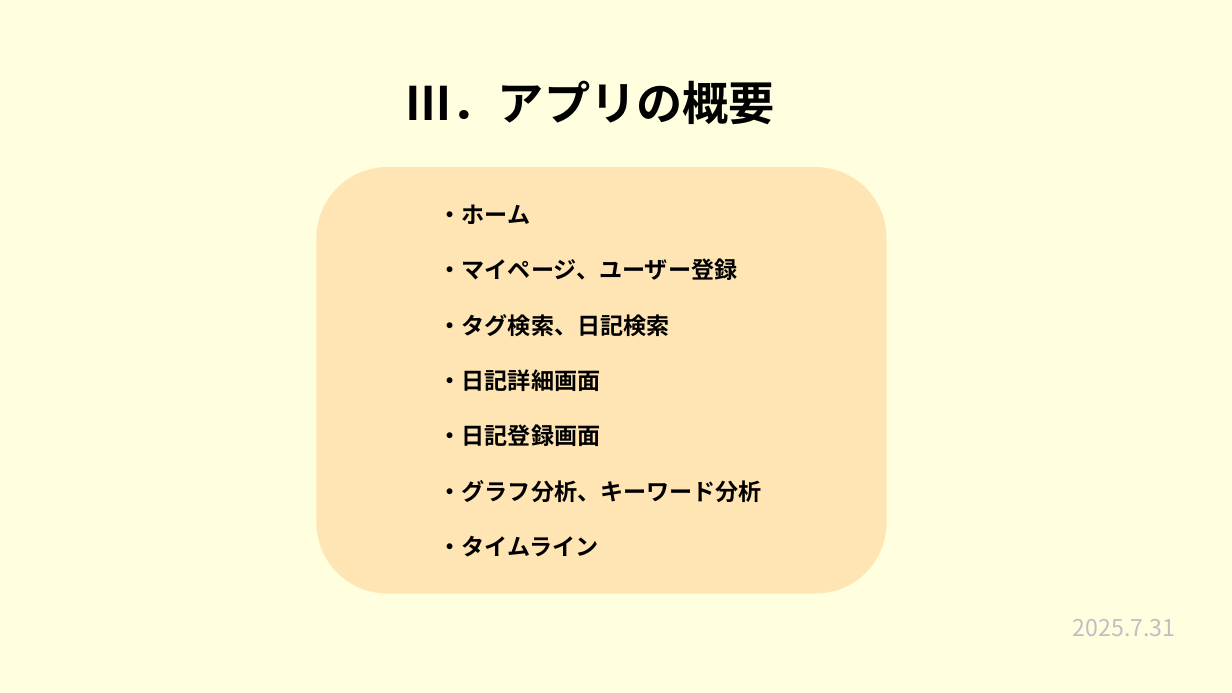
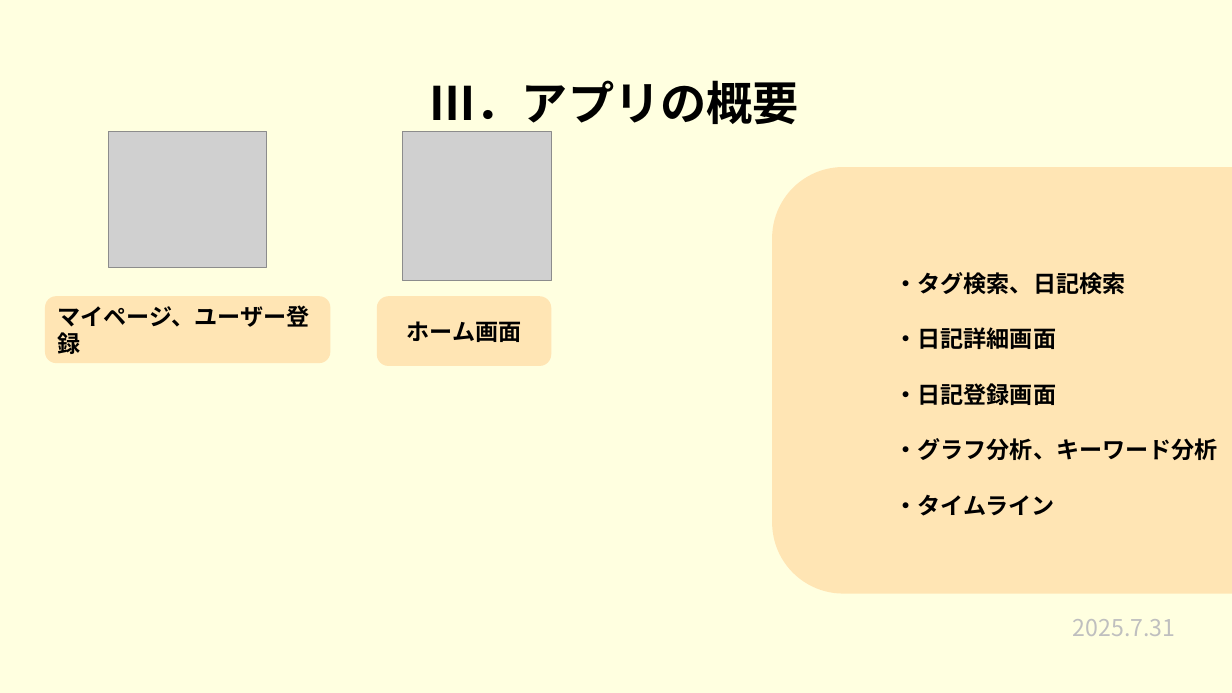
Before and after one commit to plusdojo2025/a2-7, a slide deck: slide 5 of 発表準備/7月成果発表会.pptx. Drawn at 1232x693 pixels with LibreOffice and Linux fonts; fonts in the diff are those of the drawing; grey boxes stand for pictures. Boxes give left, top, right and bottom in pixels: in the first picture for what was removed or moved away, otherwise in the second. Text is boxed around its words. In the diff, an @@ line names an element or a change of style, - is before the commit and + after.

```diff
--- a/発表準備/7月成果発表会.pptx
+++ b/発表準備/7月成果発表会.pptx
@@ title "Ⅲ．アプリの概要" rewrapped from <box>406,80,776,124</box> to <box>429,80,799,132</box> @@
@@ picture added at <box>109,131,267,267</box> @@
@@ picture added at <box>402,131,551,280</box> @@
@@ rounded rectangle "・タグ検索、日記検索": place and size @@
-rounded rectangle "・タグ検索、日記検索" at <box>316,167,886,594</box>
+rounded rectangle "・タグ検索、日記検索" at <box>773,167,1232,594</box>
@@ text in rounded rectangle at <box>439,204,738,280</box>: paragraphs removed @@
-・ホーム
-・マイページ、ユーザー登録
@@ rounded rectangle added at <box>45,297,331,363</box>, fill #FFE5B4, 18 pt, text #000000, bold @@
+マイページ、ユーザー登録
@@ rounded rectangle added at <box>377,297,552,366</box>, fill #FFE5B4, 18 pt, text #000000, bold @@
+ホーム画面
@@ rectangle "2025.7.31": place and size @@
-rectangle "2025.7.31" at <box>1073,619,1175,636</box>
+rectangle "2025.7.31" at <box>1017,593,1232,661</box>
```
Also in this commit, not shown: 7 other slides changed.
